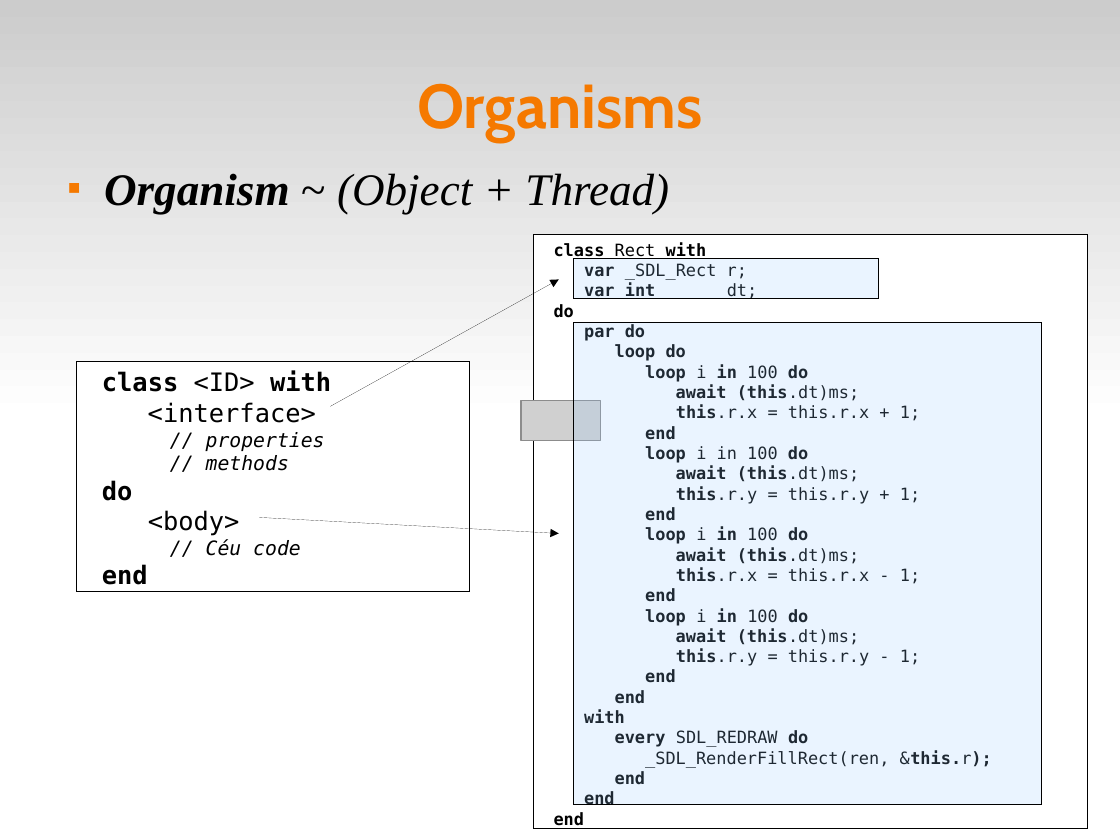
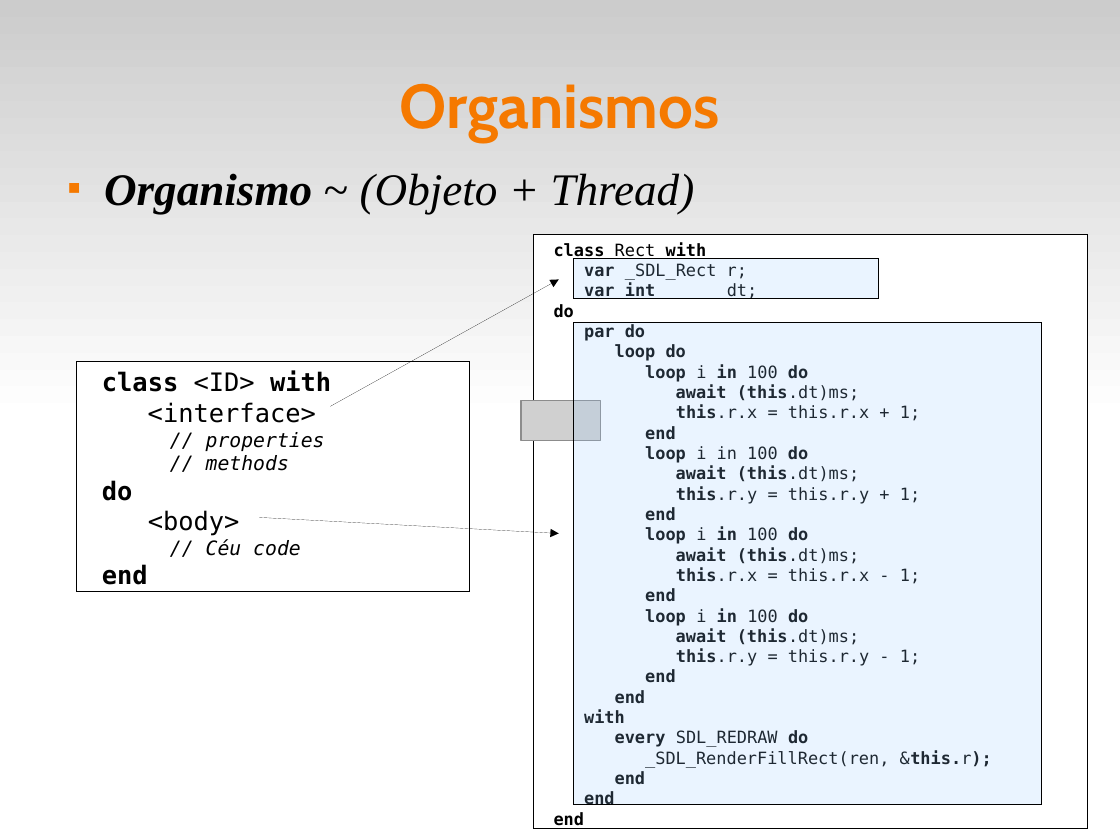
Before and after one commit to fsantanna-uerj/reativos, a slide deck: slide 20 of slides/06_ceu.odp. Drawn at 1120x840 pixels with LibreOffice and Linux fonts; fonts in the diff are those of the drawing; grey boxes stand for pictures. Boxes give left, top, right and bottom in pixels: in the first picture for what was removed or moved away, otherwise in the second. Text is boxed around its words. In the diff, an @@ line names an element or a change of style, - is before the commit and + after.

```diff
--- a/slides/06_ceu.odp
+++ b/slides/06_ceu.odp
@@ title at bbox=[400, 83, 720, 142]: text changed @@
-Organisms
+Organismos
@@ text at bbox=[104, 173, 695, 215]: text changed @@
-■ Organism ~ (Object + Thread)
+■ Organismo ~ (Objeto + Thread)
```
Also in this commit, not shown: 8 other slides changed, 5 other files.
